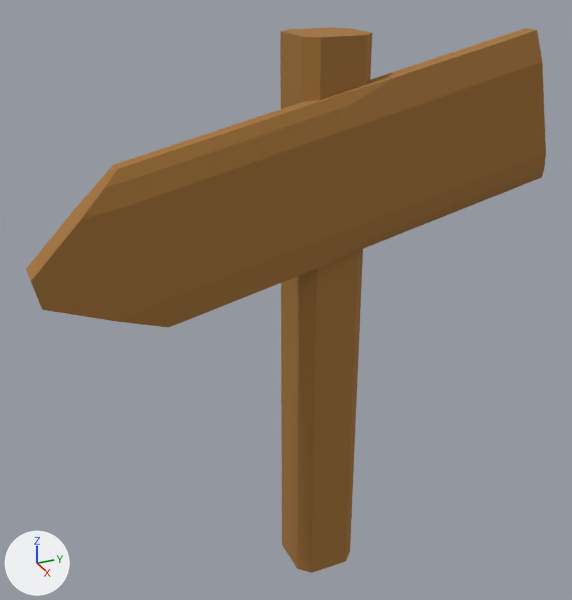
Before and after pictures for a commit that changed the Blender file Assets/Graphics/Models/Sign.blend.
The view is the same before and after, from a camera (50 mm lens) standing at (4.05, -2.06, 3.02) and looking at (-0.07, -0.21, 0.96). The lights are fixed; the arrows at lower left show +X, +Y and +Z. The picture after the commit comes second.

The first picture shows 'Sign', 'Sign_Pole'.
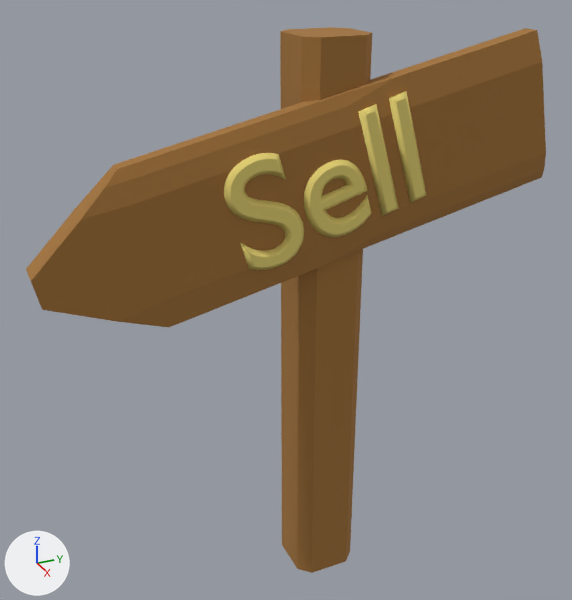
Pixel boxes (x1, y1, x2, y2) of what changed, in the pictures (572 x 600 px):
```json
{"object": "Text", "change": "added", "after": [224, 91, 426, 270], "on screen": "yellow"}
```

Scene script edits in JSON lines:
```json
{"op": "add", "block": "mat_material", "code": ["mat_material = principled_material('Material')", "mat_material.base_color = (0.8, 0.662, 0.178)  # yellow #e7d575", "mat_material.roughness = 1.0"]}
{"op": "add", "block": "me_text", "code": ["me_text = bpy.data.meshes.new('Text')", "me_text.from_pydata(...)  # 1145 vertices, 904 faces; spans x 0.02..1.33, y -0.029..0.711, z -0.03..0.03", "me_text.materials.append(mat_material)  # yellow #e7d575"]}
{"op": "add", "block": "ob_text", "code": ["ob_text = bpy.data.objects.new('Text', me_text)", "ob_text.location = (0.291, -0.602, 1.326)", "ob_text.rotation_euler = (1.571, -0.29, 1.571)  # degrees (90, -17, 90)", "ob_text.scale = (0.887, 0.887, 0.887)"]}
```
